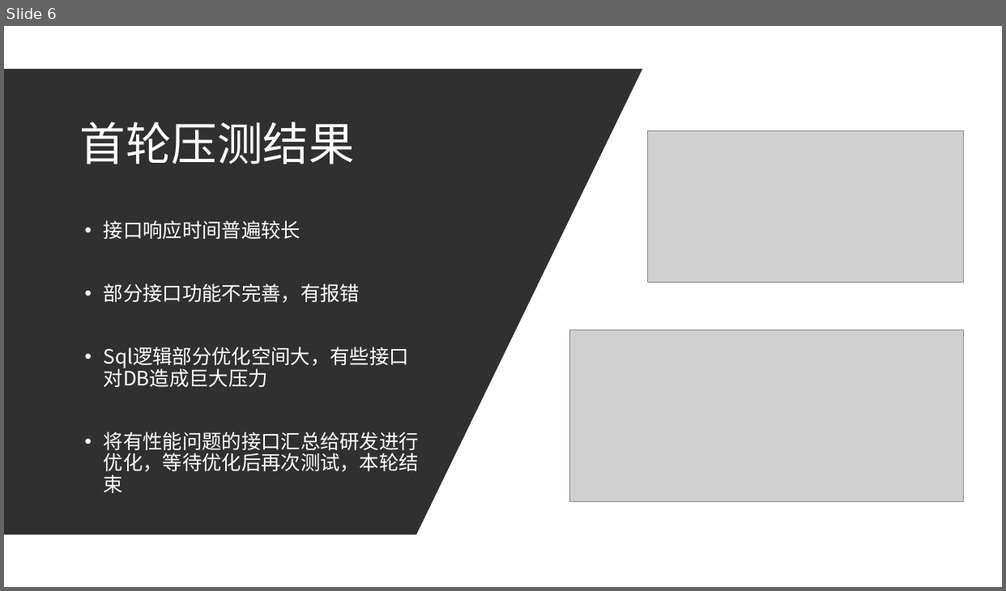
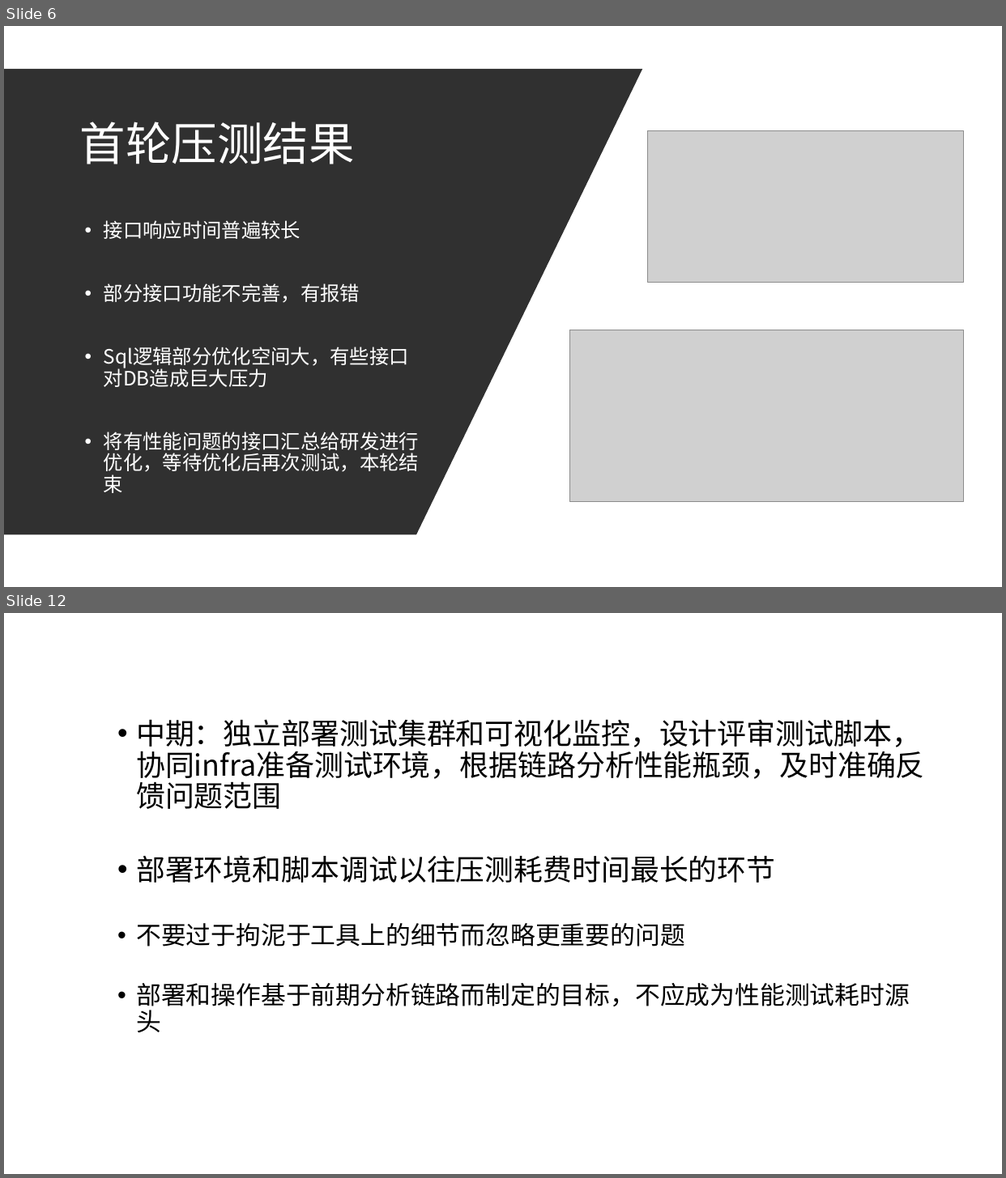
Before and after one commit to Rexixe1993/-, a slide deck: D99压测分享会.pptx. Shown one above the other, each under a label of ours: slide 6 before the commit, slides 6 and 12 after it; the slides between them are not shown. The pictures are 1006x591 and 1006x1178 pixels, drawn with LibreOffice and Linux fonts; fonts in the diff are those of the drawing; grey boxes stand for pictures. Boxes give left, top, right and bottom in pixels: in the first picture for what was removed or moved away, otherwise in the second. Text is boxed around its words. In the diff, an @@ line names an element or a change of style, - is before the commit and + after.

```diff
--- a/D99压测分享会.pptx
+++ b/D99压测分享会.pptx
@@ slide 12 added at (4, 613, 1002, 1174), background #FFFFFF @@
@@ text added at (136, 719, 925, 1033), 28 pt, text #000000 @@
+  • 中期：独立部署测试集群和可视化监控，设计评审测试脚本，协同infra准备测试环境，根据链路分析性能瓶颈，及时准确反馈问题范围
+  • 部署环境和脚本调试以往压测耗费时间最长的环节
+  • 不要过于拘泥于工具上的细节而忽略更重要的问题
+  • 部署和操作基于前期分析链路而制定的目标，不应成为性能测试耗时源头
```
Also in this commit, not shown: 3 slides changed, 6 other slides added, 1 slide removed.
